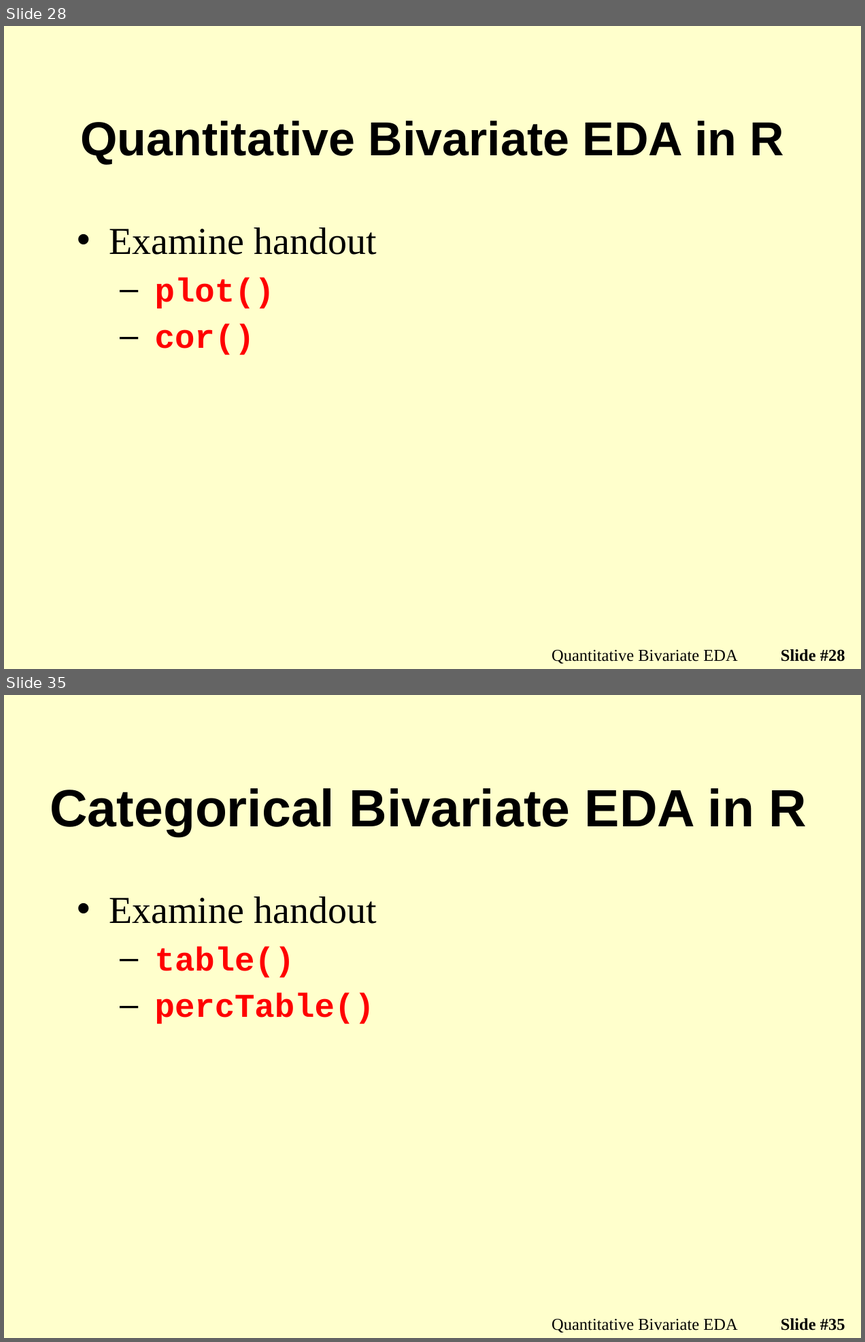
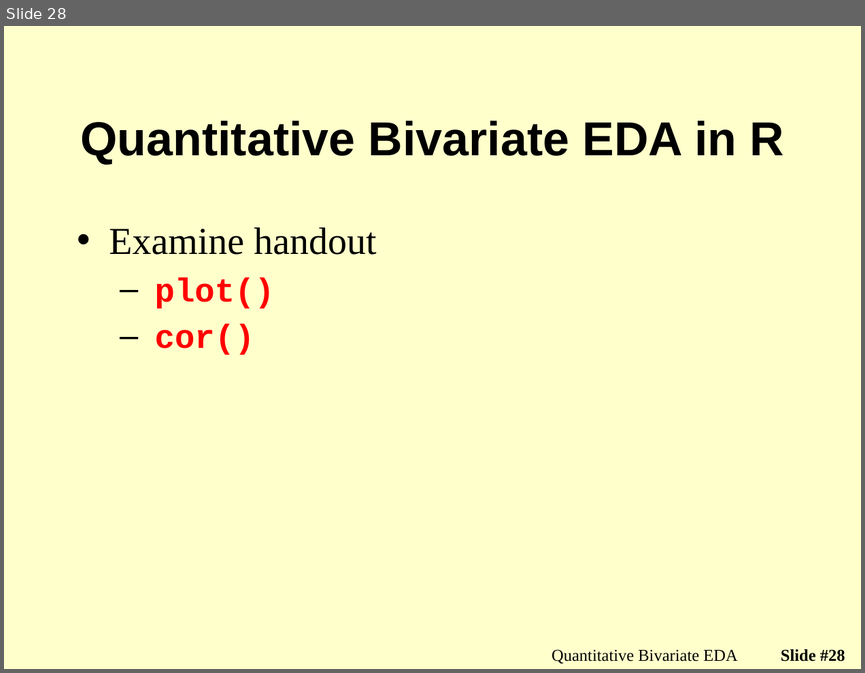
Before and after one commit to droglenc/NCMTH107, a slide deck: modules/BivEDA_Quantitative/PPT_old.pptx. Shown one above the other, each under a label of ours: slides 28 and 35 before the commit, slide 28 after it; the slides between them are not shown. The pictures are 865x1342 and 865x673 pixels, drawn with LibreOffice and Linux fonts; fonts in the diff are those of the drawing; background and template pictures are left out. Boxes give left, top, right and bottom in pixels: in the first picture for what was removed or moved away, otherwise in the second. Text is boxed around its words. In the diff, an @@ line names an element or a change of style, - is before the commit and + after.

Commit message:
Work on Bivariate EDA module

```diff
--- a/modules/BivEDA_Quantitative/PPT_old.pptx
+++ b/modules/BivEDA_Quantitative/PPT_old.pptx
@@ slide 35 removed at (x1=4, y1=695, x2=861, y2=1338), background picture (left out) @@
@@ title removed at (x1=50, y1=788, x2=806, y2=836) @@
-Categorical Bivariate EDA in R
@@ text removed at (x1=109, y1=896, x2=376, y2=1024) @@
-• Examine handout
-  – table()
-  – percTable()
@@ text removed at (x1=551, y1=1318, x2=737, y2=1332) @@
-Quantitative Bivariate EDA
@@ page number removed at (x1=781, y1=1318, x2=845, y2=1330) @@
-Slide #35
```
Also in this commit, not shown: 8 other slides removed, 4 other files.
